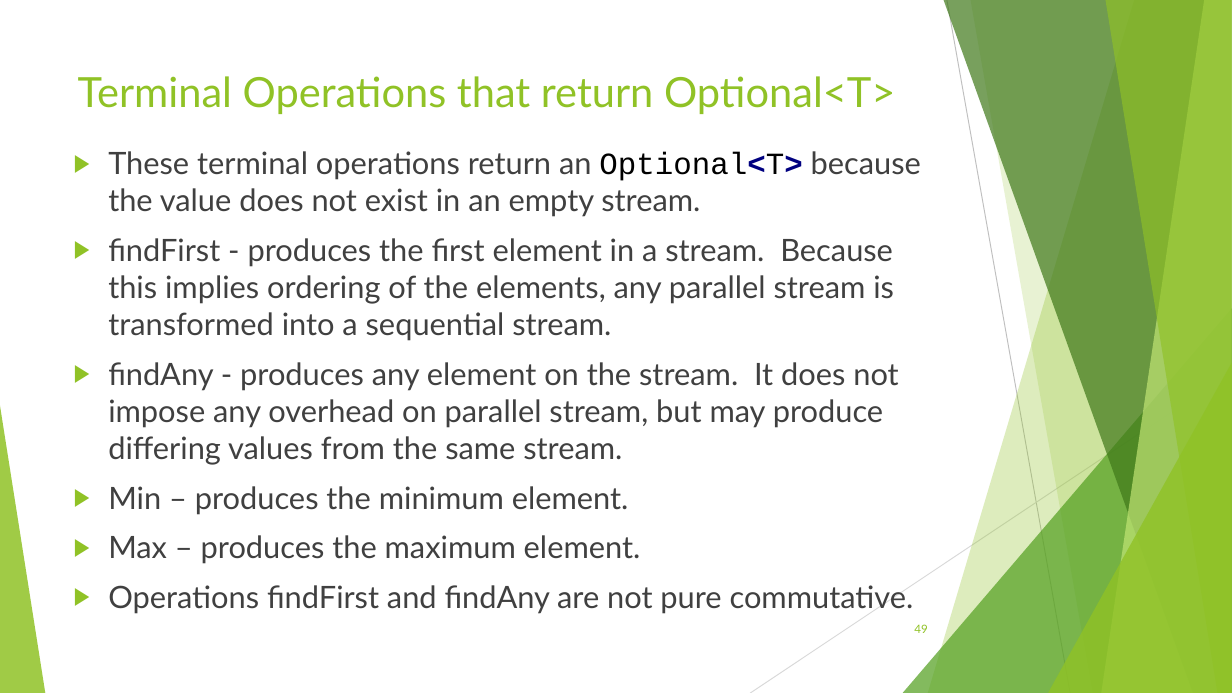
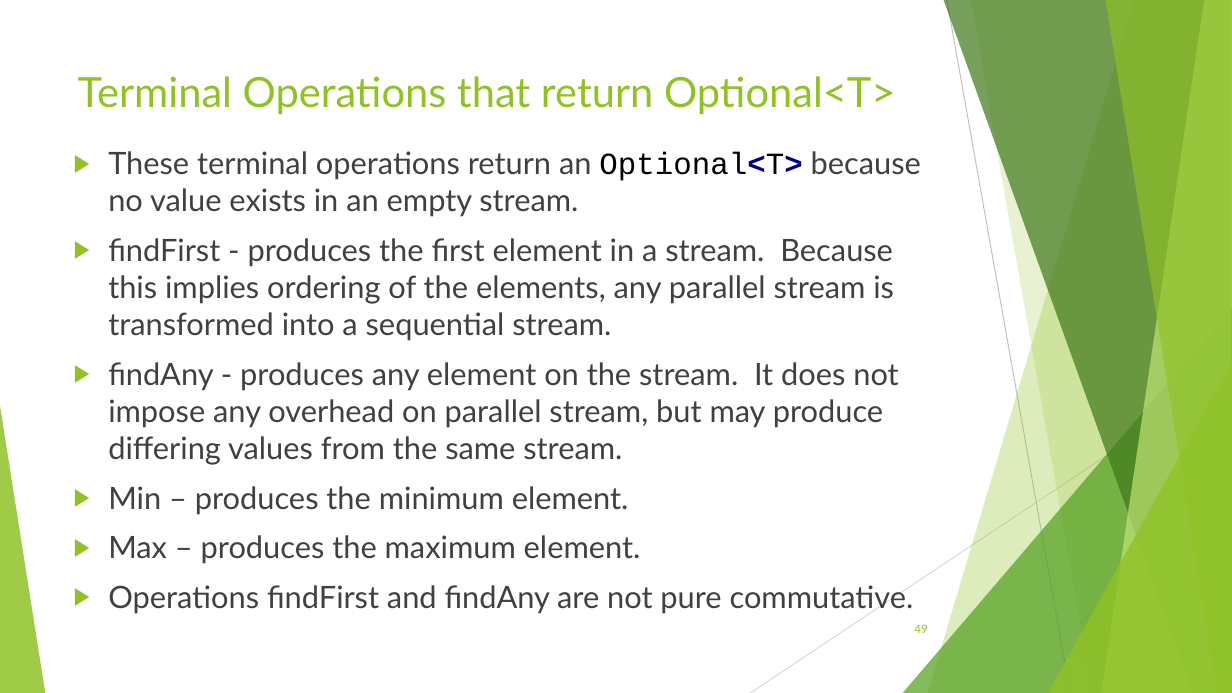
Before and after one commit to RichardRoda/2017-CodePaLOUsa-Lambda, a slide deck: slide 49 of Learning to Love the Lambda in the Stream.pptx. Drawn at 1232x693 pixels with LibreOffice and Linux fonts; fonts in the diff are those of the drawing. Boxes give left, top, right and bottom in pixels: in the first picture for what was removed or moved away, otherwise in the second. Text is boxed around its words. In the diff, an @@ line names an element or a change of style, - is before the commit and + after.

```diff
--- a/Learning to Love the Lambda in the Stream.pptx
+++ b/Learning to Love the Lambda in the Stream.pptx
@@ text at (108, 151, 921, 217): text changed @@
-▶ These terminal operations return an Optional<T> because the value does not exist in an empty stream.
+▶ These terminal operations return an Optional<T> because no value exists in an empty stream.
```
Also in this commit, not shown: 14 other slides changed, 1 other file.
